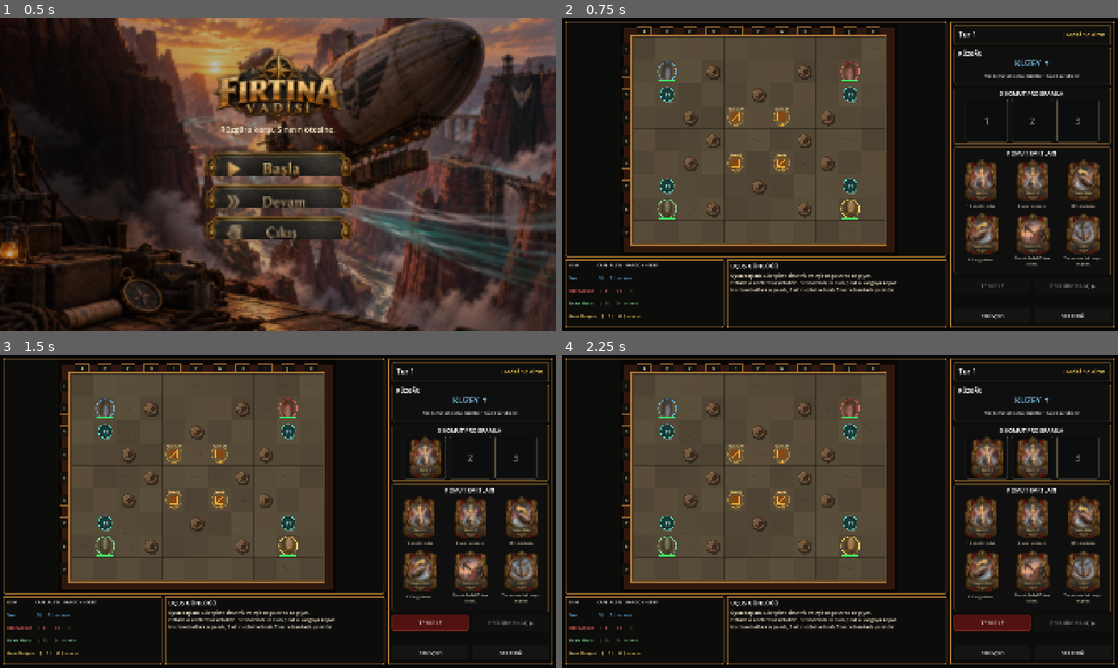
Above: before the commit, frames 1-4 (two rows, left to right).
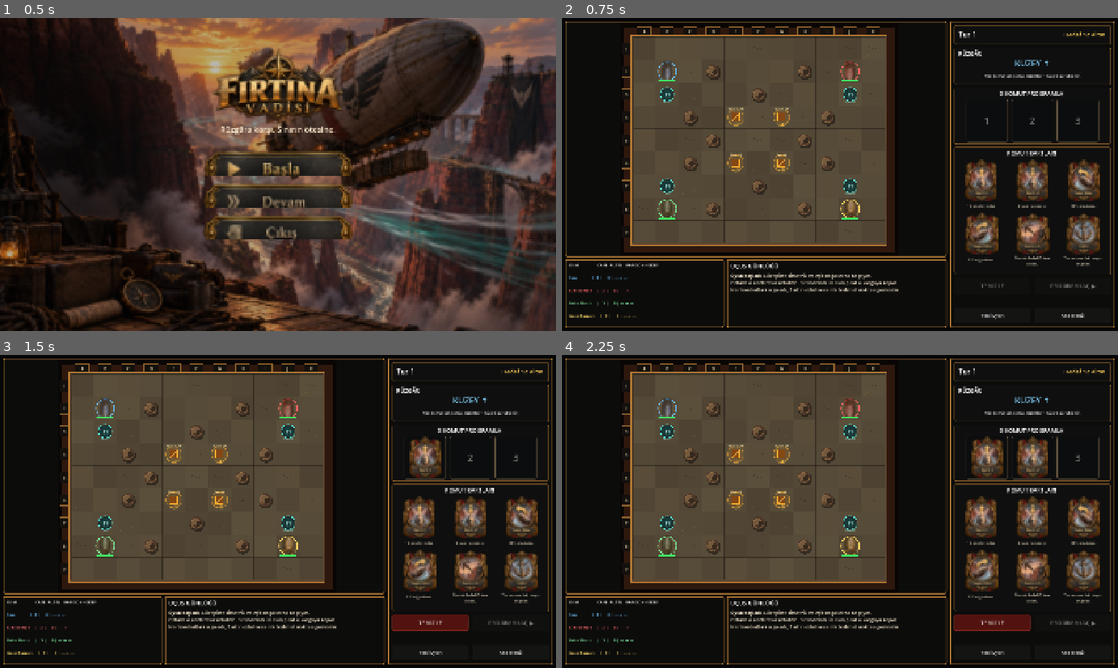
Above: after the commit, the same moments.

Repository: SerkanAydin06/Firtina-Vadisi
Game: Godot game, scene res://scenes/main.tscn
The game is run twice, just before and just after one commit, with the same random seed, the same clock (stepped at 60 frames per second) and the same inputs.
Inputs (mouse positions are in pixels of both pictures, inside the frame that each line leads up to):
- Up to frame 1 (0.5 s): no input
- Up to frame 2 (0.75 s): click (840, 161) at 0.5 s
- Up to frame 3 (1.5 s): click (417, 517) at 1.25 s
- Up to frame 4 (2.25 s): click (1034, 517) at 2 s

Frame 1 is identical in both runs. In frame 2, 0.4% of the frame differs, in the area x 1-61%, y 26-97%; in frame 3, 0.4%; in frame 4, 0.4%.

Commit message:
Remove chess coordinates and use named delivery points

Diff:
--- a/scripts/main_ui.gd
+++ b/scripts/main_ui.gd
@@ -9,6 +9,12 @@
 ]
 const CONTRACT_DESTINATIONS: Array[Vector2i] = [
 	Vector2i(9, 6), Vector2i(1, 6), Vector2i(9, 2), Vector2i(1, 2)
+]
+const DELIVERY_NAMES: Array[String] = [
+	"Bakır İskele", "Sis İskelesi", "Fırtına İskelesi", "Kızıl İskele"
+]
+const DELIVERY_SHORT_NAMES: Array[String] = [
+	"BAKIR", "SİS", "FIRTINA", "KIZIL"
 ]
 const CONTRACT_NAMES: Array[String] = [
 	"Kaçak Baharat", "Fırtına Kristali", "Silah Sandığı", "Kaçak İlaç",
@@ -96,10 +102,10 @@
 		Vector2i(5,2), Vector2i(5,6), Vector2i(3,4), Vector2i(7,4)
 	]
 	deliveries = {
-		CONTRACT_DESTINATIONS[0]: "Teslimat D1",
-		CONTRACT_DESTINATIONS[1]: "Teslimat D2",
-		CONTRACT_DESTINATIONS[2]: "Teslimat D3",
-		CONTRACT_DESTINATIONS[3]: "Teslimat D4"
+		CONTRACT_DESTINATIONS[0]: DELIVERY_SHORT_NAMES[0],
+		CONTRACT_DESTINATIONS[1]: DELIVERY_SHORT_NAMES[1],
+		CONTRACT_DESTINATIONS[2]: DELIVERY_SHORT_NAMES[2],
+		CONTRACT_DESTINATIONS[3]: DELIVERY_SHORT_NAMES[3]
 	}
 	_reset_contracts()
 
@@ -123,7 +129,7 @@
 	log_clear()
 	log_line("[b]Oyun başladı.[/b] Dört pilot simetrik ve eşit koşullarda başlıyor.")
 	log_line("Ortadaki kontratlar ortaktır. Bir kontratı ilk alan pilot o kargoyu kapar.")
-	log_line("Her kontratta kargo adı, 5 altın ödül ve hedef hücre haritada yazılıdır.")
+	log_line("Her kontratta kargo adı, 5 altın ödül ve isimli teslimat noktası gösterilir.")
 
 func _reset_contracts() -> void:
 	pickups = {}
@@ -140,6 +146,8 @@
 		"short": CONTRACT_SHORT_NAMES[name_index],
 		"dest": CONTRACT_DESTINATIONS[source_index],
 		"source": source,
+		"target_name": DELIVERY_NAMES[source_index],
+		"target_short": DELIVERY_SHORT_NAMES[source_index],
 		"value": CONTRACT_VALUE
 	}
 	pickups[source] = contract
@@ -157,7 +165,7 @@
 			pickups.erase(ship.pos)
 			changed_contracts = true
 			log_line("[color=yellow]%s kontratı kaptı: %s → %s (+%d altın).[/color]" % [
-				ship.name, claimed.name, _cell_name(Vector2i(claimed.dest)), int(claimed.value)
+				ship.name, claimed.name, str(claimed.target_name), int(claimed.value)
 			])
 		elif not ship.cargo.is_empty() and ship.pos == ship.cargo.dest:
 			var value: int = int(ship.cargo.value)
@@ -225,17 +233,14 @@
 		var cargo_target: String = "—"
 		if not ship.cargo.is_empty():
 			cargo_name = str(ship.cargo.get("short", ship.cargo.name))
-			cargo_target = _cell_name(Vector2i(ship.cargo.dest))
+			cargo_target = str(ship.cargo.get("target_name", "Teslimat"))
 		var name_column: String = str(ship.name).rpad(16, " ")
 		var hp_column: String = str(ship.hp).lpad(3, " ")
 		var gold_column: String = str(ship.coins).lpad(5, " ")
-		var cargo_column: String = (cargo_name + " → " + cargo_target).rpad(17, " ")
+		var cargo_column: String = (cargo_name + " → " + cargo_target).rpad(24, " ")
 		pilot_label.text = "%s | %s | %s | %s" % [name_column, hp_column, gold_column, cargo_column]
-		pilot_label.add_theme_font_size_override("font_size", 15)
+		pilot_label.add_theme_font_size_override("font_size", 14)
 		pilot_label.add_theme_color_override("font_color", ship.color.lightened(0.15))
-
-func _cell_name(cell: Vector2i) -> String:
-	return "%s%d" % [String.chr(65 + cell.x), cell.y + 1]
 
 func log_clear() -> void:
 	info_label.clear()
